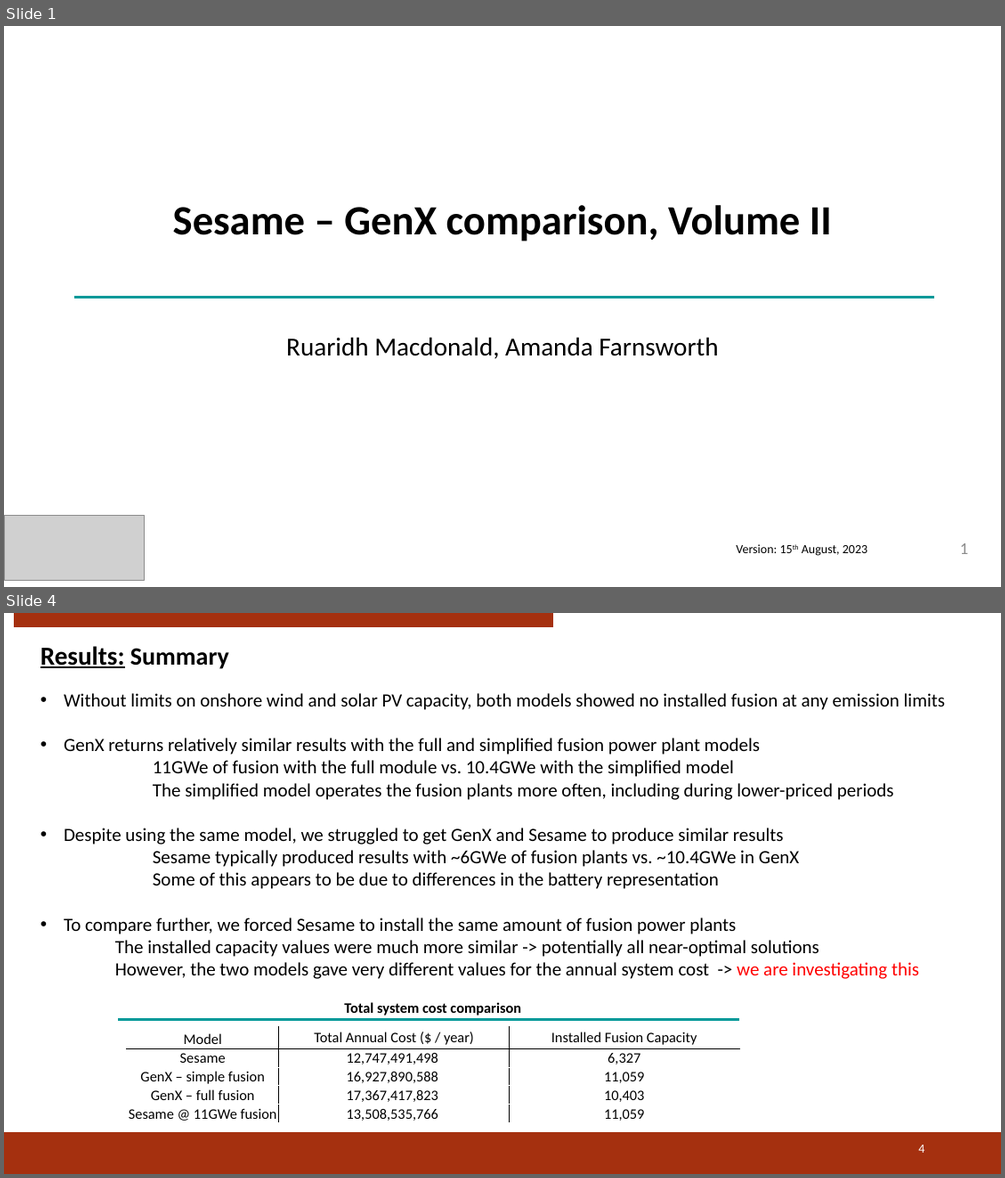
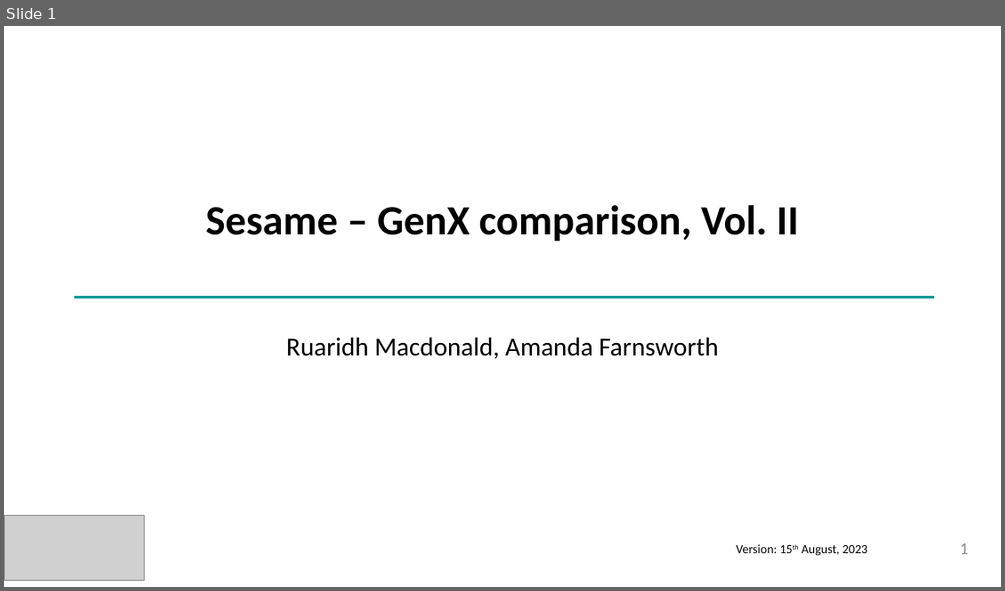
Before and after one commit to rmacd757/GenX, a slide deck: fusion_paper/sesame_comparison/2023-08-14 GenX-Sesame comparison presentation.pptx. Shown one above the other, each under a label of ours: slides 1 and 4 before the commit, slide 1 after it; the slides between them are not shown. The pictures are 1005x1178 and 1005x591 pixels, drawn with LibreOffice and Linux fonts; fonts in the diff are those of the drawing; grey boxes stand for pictures; background and template pictures are left out. Boxes give left, top, right and bottom in pixels: in the first picture for what was removed or moved away, otherwise in the second. Text is boxed around its words. In the diff, an @@ line names an element or a change of style, - is before the commit and + after.

```diff
--- a/fusion_paper/sesame_comparison/2023-08-14 GenX-Sesame comparison presentation.pptx
+++ b/fusion_paper/sesame_comparison/2023-08-14 GenX-Sesame comparison presentation.pptx
@@ slide 4 removed at (4, 613, 1001, 1174), background #FFFFFF @@
@@ rectangle removed at (15, 613, 553, 627) @@
@@ text removed at (40, 646, 229, 669) @@
-Results: Summary
@@ text removed at (64, 693, 945, 979) @@
-• Without limits on onshore wind and solar PV capacity, both models showed no installed fusion at any emission limits
-• GenX returns relatively similar results with the full and simplified fusion power plant models
-  11GWe of fusion with the full module vs. 10.4GWe with the simplified model
-  The simplified model operates the fusion plants more often, including during lower-priced periods
-• Despite using the same model, we struggled to get GenX and Sesame to produce similar results
-  Sesame typically produced results with ~6GWe of fusion plants vs. ~10.4GWe in GenX
-  Some of this appears to be due to differences in the battery representation
-• To compare further, we forced Sesame to install the same amount of fusion power plants
-    The installed capacity values were much more similar -> potentially all near-optimal solutions
-    However, the two models gave very different values for the annual system cost -> we are investigating this
@@ text removed at (344, 1002, 521, 1015) @@
-Total system cost comparison
@@ line removed from (118, 1020) to (740, 1020) @@
@@ table removed at (127, 1026, 740, 1124), 5 rows, 3 columns @@
-Model | Total Annual Cost ($ / year) | Installed Fusion Capacity
-Sesame | 12,747,491,498 | 6,327
-GenX – simple fusion | 16,927,890,588 | 11,059
-GenX – full fusion | 17,367,417,823 | 10,403
-Sesame @ 11GWe fusion | 13,508,535,766 | 11,059
@@ rectangle removed at (4, 1133, 1001, 1174) @@
@@ page number removed at (918, 1144, 924, 1152) @@
-4
@@ slide 1 changed as well @@
@@ text at (206, 205, 799, 241): text changed @@
-Sesame – GenX comparison, Volume II
+Sesame – GenX comparison, Vol. II
```
Also in this commit, not shown: 2 other slides changed, 3 slides added, 2 other slides removed, 32 other files.
